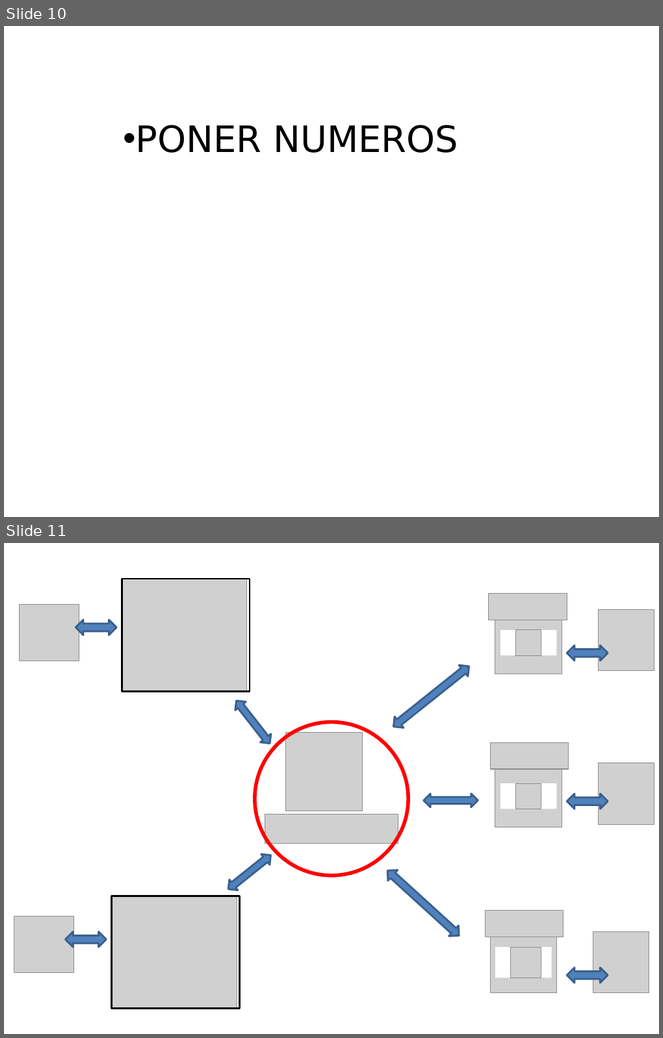
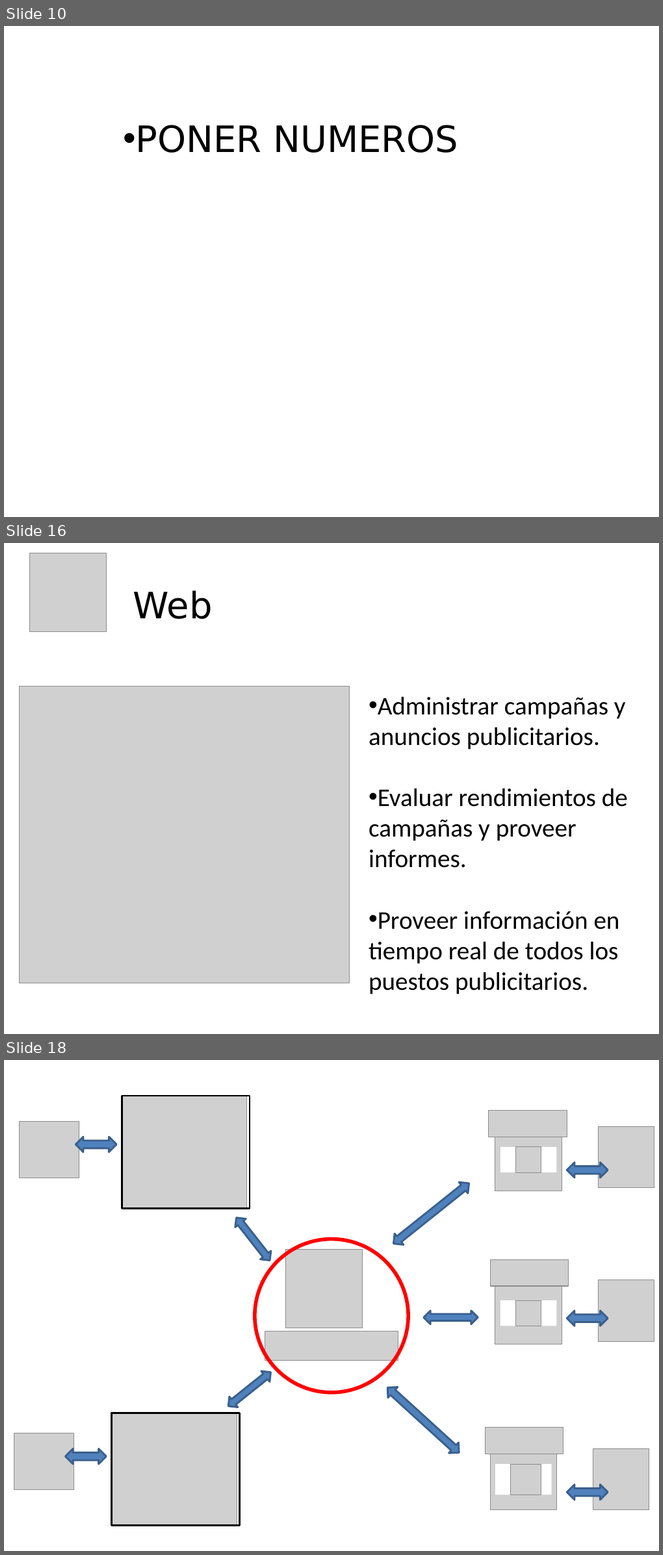
Before and after one commit to elcapo04/utn-frc-dlc-2011-liberal-peker, a slide deck: Proyecto final/Exposiciones/PresProyfinal.pptx. Shown one above the other, each under a label of ours: slides 10 and 11 before the commit, slides 10, 16 and 18 after it; the slides between them are not shown. The pictures are 663x1038 and 663x1555 pixels, drawn with LibreOffice and Linux fonts; fonts in the diff are those of the drawing; grey boxes stand for pictures. Boxes give left, top, right and bottom in pixels: in the first picture for what was removed or moved away, otherwise in the second. Text is boxed around its words. In the diff, an @@ line names an element or a change of style, - is before the commit and + after.

```diff
--- a/Proyecto final/Exposiciones/PresProyfinal.pptx
+++ b/Proyecto final/Exposiciones/PresProyfinal.pptx
@@ slide 16 added at (4, 543, 659, 1034), background #FFFFFF @@
@@ picture added at (29, 553, 106, 632) @@
@@ text added at (133, 590, 213, 619), 40 pt, text #000000 @@
+Web
@@ picture added at (19, 687, 349, 983) @@
@@ text added at (369, 696, 628, 995), 28 pt, text #000000 @@
+• Administrar campañas y anuncios publicitarios.
+• Evaluar rendimientos de campañas y proveer informes.
+• Proveer información en tiempo real de todos los puestos publicitarios.
@@ what was slide 11 is now slide 18 @@
```
Also in this commit, not shown: 8 other slides added, 1 slide removed.
